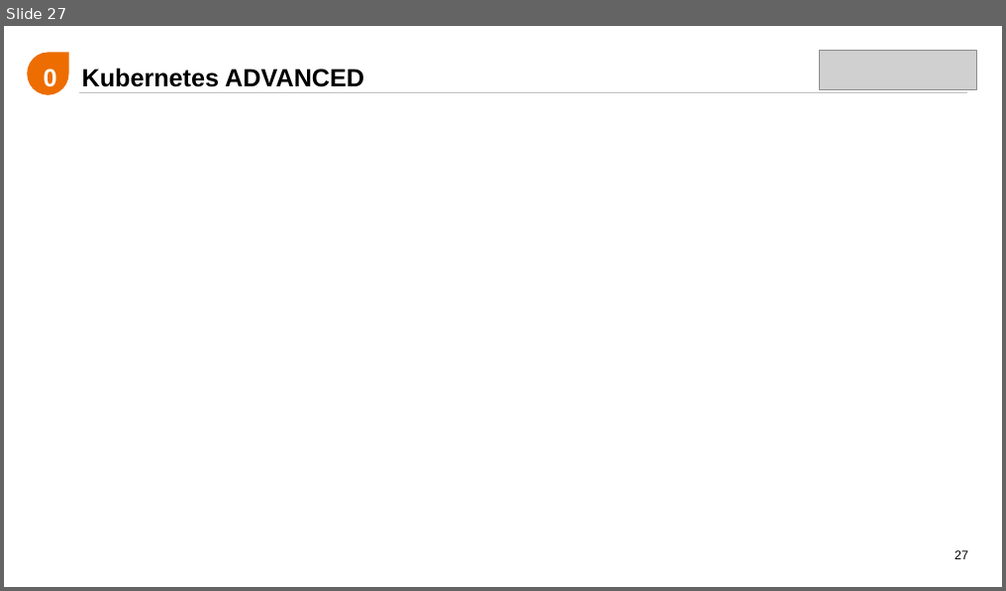
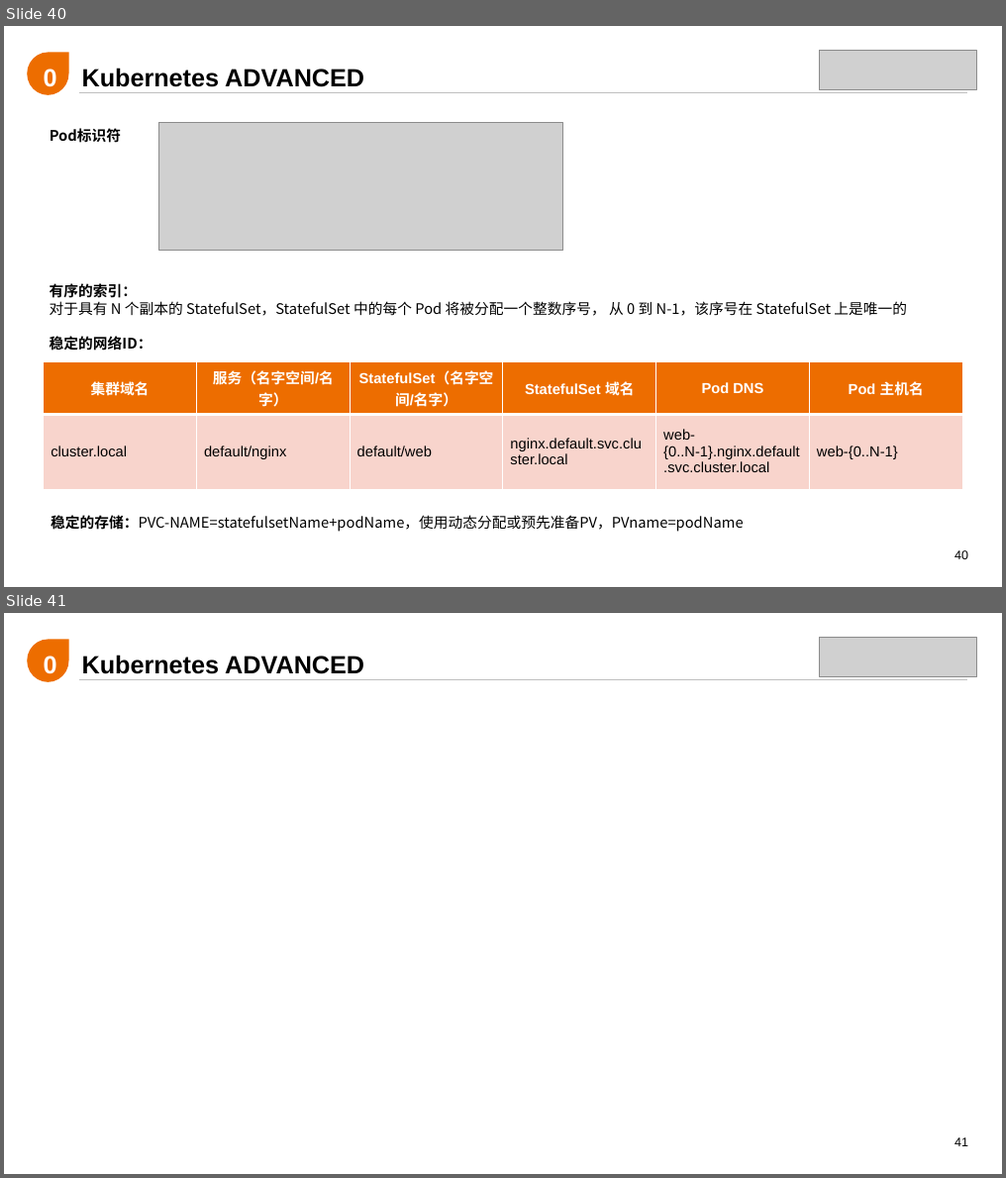
Before and after one commit to liamliu1986/kubecamp, a slide deck: 培训体系/002-Kubernetes,Containers Reborn/Kubernetes,Containers Reborn.pptx. Shown one above the other, each under a label of ours: slide 27 before the commit, slides 40 and 41 after it. The pictures are 1006x591 and 1006x1178 pixels, drawn with LibreOffice and Linux fonts; fonts in the diff are those of the drawing; grey boxes stand for pictures. Boxes give left, top, right and bottom in pixels: in the first picture for what was removed or moved away, otherwise in the second. Text is boxed around its words. In the diff, an @@ line names an element or a change of style, - is before the commit and + after.

```diff
--- a/培训体系/002-Kubernetes,Containers Reborn/Kubernetes,Containers Reborn.pptx
+++ b/培训体系/002-Kubernetes,Containers Reborn/Kubernetes,Containers Reborn.pptx
@@ slide 40 added at (x1=4, y1=26, x2=1002, y2=587), background #FFFFFF; not listed: 3 template elements that a slide beside it also shows @@
@@ text added at (x1=30, y1=50, x2=70, y2=92), 24 pt, text #FFFFFF, bold @@
+02
@@ picture added at (x1=819, y1=50, x2=977, y2=90) @@
@@ text added at (x1=82, y1=68, x2=364, y2=87), 24 pt, text #000000, bold @@
+Kubernetes ADVANCED
@@ text added at (x1=50, y1=128, x2=121, y2=143), 14 pt, text #000000, bold @@
+Pod标识符
@@ picture added at (x1=159, y1=123, x2=564, y2=251) @@
@@ text added at (x1=50, y1=283, x2=907, y2=351), 14 pt, text #000000 @@
+有序的索引：
+对于具有 N 个副本的 StatefulSet，StatefulSet 中的每个 Pod 将被分配一个整数序号， 从 0 到 N-1，该序号在 StatefulSet 上是唯一的
+稳定的网络ID：
@@ table added at (x1=44, y1=363, x2=964, y2=489), 2 rows, 6 columns @@
+集群域名 | 服务（名字空间/名字） | StatefulSet（名字空间/名字） | StatefulSet 域名 | Pod DNS | Pod 主机名
+cluster.local | default/nginx | default/web | nginx.default.svc.cluster.local | web-{0..N-1}.nginx.default.svc.cluster.local | web-{0..N-1}
@@ text added at (x1=51, y1=515, x2=744, y2=532), 14 pt, text #000000 @@
+稳定的存储：PVC-NAME=statefulsetName+podName，使用动态分配或预先准备PV，PVname=podName
@@ what was slide 27 is now slide 41 @@
@@ page number at (x1=954, y1=1138, x2=968, y2=1147): text changed @@
-27
+41
```
Also in this commit, not shown: 1 slide changed, 14 other slides added.
